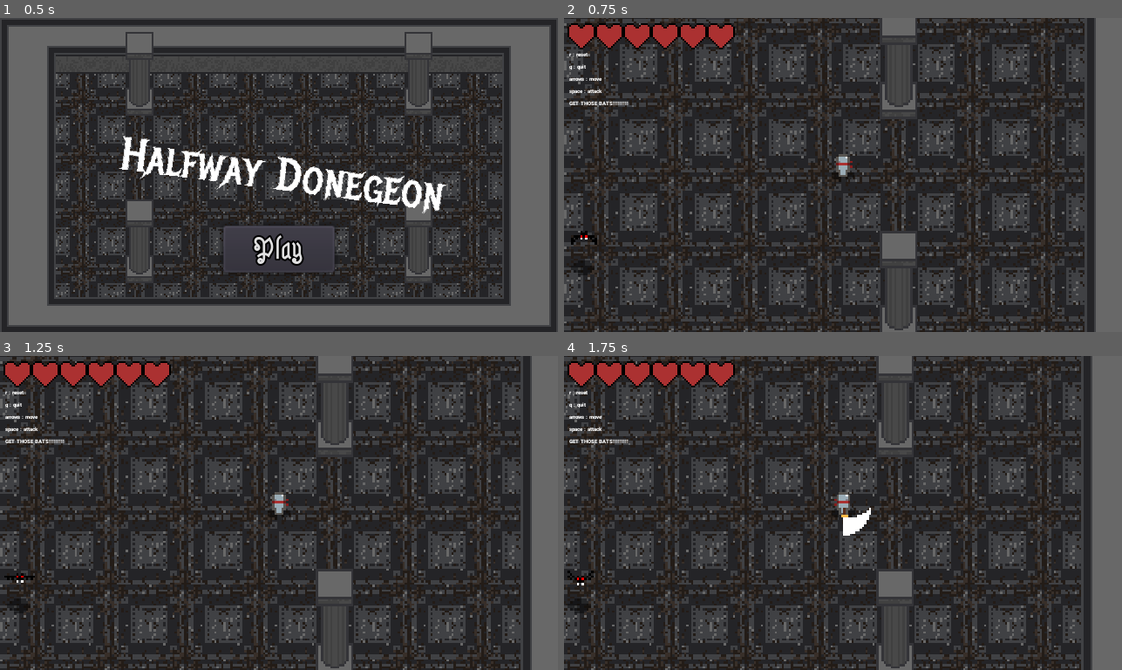
Above: before the commit, frames 1-4 (two rows, left to right).
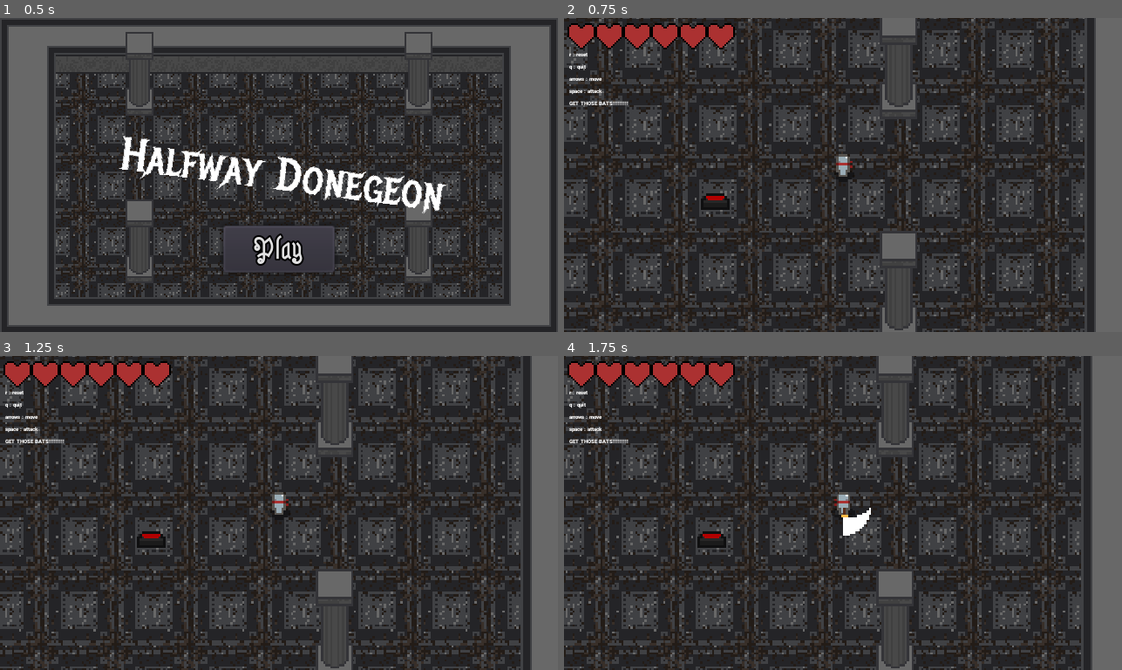
Above: after the commit, the same moments.

Repository: jxprovost/Final_Project-Team_5
Game: Godot game, scene res://World/Menu.tscn
Two runs of this game, one before a commit and one after it. Both use one fixed random seed, a clock stepped at 60 frames per second and the inputs below.
Inputs:
- Up to frame 1 (0.5 s): no input
- Up to frame 2 (0.75 s): click "Play" at 0.5 s
- Up to frame 3 (1.25 s): no input
- Up to frame 4 (1.75 s): hold Right (ui_right) from 1.28 s (still down); tap Space (attack) at 1.35 s

Frame 1 is identical in both runs. In frame 2, 44% of the frame differs, in the area x 0-94%, y 0-100%; in frame 3, 44%; in frame 4, 43%.

Commit message:
Add spawning enemies functionality

Diff:
--- a/Project/Enemies/Bat.tscn
+++ b/Project/Enemies/Bat.tscn
@@ -48,14 +48,16 @@
 [sub_resource type="CircleShape2D" id=10]
 radius = 6.0
 
-[node name="Bat" type="KinematicBody2D"]
+[node name="Bat" type="KinematicBody2D" groups=[
+"enemy",
+]]
 collision_layer = 16
 script = ExtResource( 4 )
 
 [node name="AnimatedSprite" type="AnimatedSprite" parent="."]
 frames = SubResource( 5 )
 animation = "fly"
-frame = 2
+frame = 1
 playing = true
 offset = Vector2( 0, -12 )
 
--- a/Project/World/Interactive/Button/Button.gd
+++ b/Project/World/Interactive/Button/Button.gd
@@ -11,3 +11,8 @@
 func _on_Area2D_body_entered(_body):
 	play("pressed")
 	emit_signal("pressed")
+	$CooldownTimer.start()
+
+
+func _on_CooldownTimer_timeout():
+	play("unpressed")
--- a/Project/World/Interactive/Button/Button.tscn
+++ b/Project/World/Interactive/Button/Button.tscn
@@ -40,4 +40,8 @@
 position = Vector2( 0, 4.415 )
 shape = SubResource( 4 )
 
+[node name="CooldownTimer" type="Timer" parent="."]
+one_shot = true
+
 [connection signal="body_entered" from="Area2D" to="." method="_on_Area2D_body_entered"]
+[connection signal="timeout" from="CooldownTimer" to="." method="_on_CooldownTimer_timeout"]
--- /dev/null
+++ b/Project/World/Interactive/Door/Door.gd
@@ -0,0 +1,6 @@
+extends StaticBody2D
+
+
+
+func _on_Button_pressed():
+	queue_free()
--- a/Project/World/World.gd
+++ b/Project/World/World.gd
@@ -31,37 +31,24 @@
 	$Camera2D/Control/Menu.visible = true
 
 
-func _on_Bat_bat_defeated():
-	bats_defeated += 1
-
-
-func _on_Bat2_bat_defeated():
-	bats_defeated += 1
-
-
-func _on_Bat3_bat_defeated():
-	bats_defeated += 1
-
-
-func _on_Bat4_bat_defeated():
-	bats_defeated += 1
-
-
-func _on_Bat5_bat_defeated():
-	bats_defeated += 1
-
-
-func _on_Bat6_bat_defeated():
-	bats_defeated += 1
-
-
-func _on_Bat7_bat_defeated():
-	bats_defeated += 1
-
-
-func _on_Bat8_bat_defeated():
-	bats_defeated += 1
+func _on_Bats_defeated():
+	var enemyList = get_tree().get_nodes_in_group("enemy")
+	if enemyList.size() == 0:
+		complete_bat_quest()
 
 
 func _on_Menu_pressed():
 	var _ignored := get_tree().change_scene("res://World/Menu.tscn")
+
+
+export (PackedScene) var Bat
+
+func spawn_Bat():
+	var bat = Bat.instance()
+	$YSort/Enemies.add_child(bat)
+	bat.position = Vector2.ZERO
+	var _ignored = bat.connect("bat_defeated", self, "_on_Bats_defeated")
+
+
+func _on_Button_pressed():
+	spawn_Bat()
--- a/Project/World/World.tscn
+++ b/Project/World/World.tscn
@@ -14,6 +14,7 @@
 [ext_resource path="res://World/Interactive/Button/Button.tscn" type="PackedScene" id=12]
 [ext_resource path="res://World/Interactive/Door/Door.tscn" type="PackedScene" id=13]
 [ext_resource path="res://World/Scenery/Lectern/Lectern.tscn" type="PackedScene" id=14]
+[ext_resource path="res://World/Interactive/Door/Door.gd" type="Script" id=15]
 
 [sub_resource type="ConvexPolygonShape2D" id=1]
 points = PoolVector2Array( 0, 0, 32, 0, 32, 32, 0, 32 )
@@ -348,12 +349,13 @@
 
 [node name="World" type="Node2D"]
 script = ExtResource( 7 )
+Bat = ExtResource( 5 )
 
 [node name="Background" type="Sprite" parent="."]
 position = Vector2( 160, 88 )
 texture = ExtResource( 3 )
 region_enabled = true
-region_rect = Rect2( 0, 0, 480, 336 )
+region_rect = Rect2( 0, 0, 1500, 1500 )
 
 [node name="WallTileMap" type="TileMap" parent="."]
 tile_set = SubResource( 2 )
@@ -365,7 +367,7 @@
 [node name="YSort" type="YSort" parent="."]
 
 [node name="Button" parent="YSort" instance=ExtResource( 12 )]
-position = Vector2( 287.61, 158.119 )
+position = Vector2( 161.052, 86.8427 )
 
 [node name="Lectern" parent="YSort" instance=ExtResource( 14 )]
 position = Vector2( 160.966, 6.53703 )
@@ -393,31 +395,13 @@
 [node name="Door" parent="YSort" instance=ExtResource( 13 )]
 position = Vector2( -224, -263.75 )
 
-[node name="YSort" type="YSort" parent="YSort"]
-
-[node name="Bat" parent="YSort/YSort" instance=ExtResource( 5 )]
-position = Vector2( 72, 72 )
-
-[node name="Bat2" parent="YSort/YSort" instance=ExtResource( 5 )]
-position = Vector2( 48, 64 )
-
-[node name="Bat3" parent="YSort/YSort" instance=ExtResource( 5 )]
-position = Vector2( 48, 96 )
-
-[node name="Bat4" parent="YSort/YSort" instance=ExtResource( 5 )]
-position = Vector2( 48, 128 )
-
-[node name="Bat5" parent="YSort/YSort" instance=ExtResource( 5 )]
-position = Vector2( 104, 120 )
-
-[node name="Bat6" parent="YSort/YSort" instance=ExtResource( 5 )]
-position = Vector2( 16, 72 )
-
-[node name="Bat7" parent="YSort/YSort" instance=ExtResource( 5 )]
-position = Vector2( 24, 168 )
-
-[node name="Bat8" parent="YSort/YSort" instance=ExtResource( 5 )]
-position = Vector2( 88, 176 )
+[node name="Door2" parent="YSort" instance=ExtResource( 13 )]
+position = Vector2( -30.6153, 72.9165 )
+rotation = -1.5708
+scale = Vector2( 0.719999, 1 )
+script = ExtResource( 15 )
+
+[node name="Enemies" type="YSort" parent="YSort"]
 
 [node name="Camera2D" type="Camera2D" parent="."]
 position = Vector2( 216, 80 )
@@ -497,13 +481,7 @@
 "_edit_use_anchors_": false
 }
 
+[connection signal="pressed" from="YSort/Button" to="." method="_on_Button_pressed"]
+[connection signal="pressed" from="YSort/Button" to="YSort/Door2" method="_on_Button_pressed"]
 [connection signal="tree_exited" from="YSort/Player" to="." method="_on_Player_tree_exited"]
-[connection signal="bat_defeated" from="YSort/YSort/Bat" to="." method="_on_Bat_bat_defeated"]
-[connection signal="bat_defeated" from="YSort/YSort/Bat2" to="." method="_on_Bat2_bat_defeated"]
-[connection signal="bat_defeated" from="YSort/YSort/Bat3" to="." method="_on_Bat3_bat_defeated"]
-[connection signal="bat_defeated" from="YSort/YSort/Bat4" to="." method="_on_Bat4_bat_defeated"]
-[connection signal="bat_defeated" from="YSort/YSort/Bat5" to="." method="_on_Bat5_bat_defeated"]
-[connection signal="bat_defeated" from="YSort/YSort/Bat6" to="." method="_on_Bat6_bat_defeated"]
-[connection signal="bat_defeated" from="YSort/YSort/Bat7" to="." method="_on_Bat7_bat_defeated"]
-[connection signal="bat_defeated" from="YSort/YSort/Bat8" to="." method="_on_Bat8_bat_defeated"]
 [connection signal="pressed" from="Camera2D/Control/Menu" to="." method="_on_Menu_pressed"]
Not shown: 1 places in Project/World/World.tscn that only renumber resources
